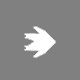
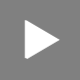
Two versions of the same layered image (80x80). Layer-by-layer changes:
painted on "player3-2.png" over [24, 20, 60, 59]
